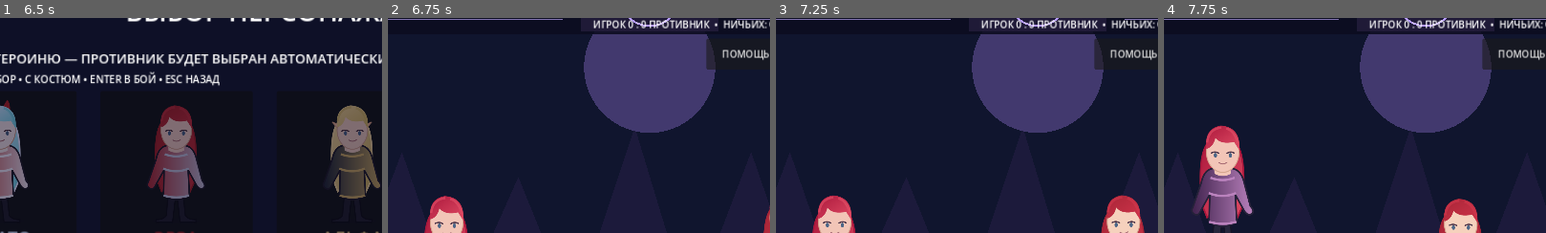
Above: before the commit, frames 1-4 (left to right).
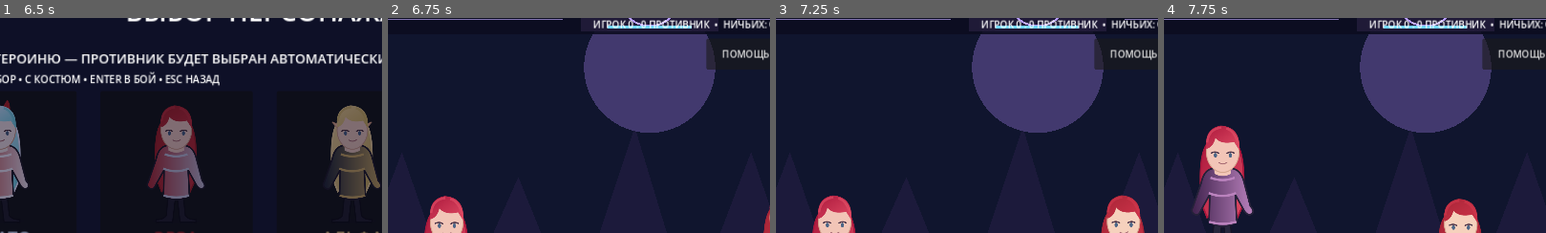
Above: after the commit, the same moments.

Repository: PerchikHot/Eclipse-Arena-
Game: Godot game, scene res://scenes/Main.tscn
Same seed, same stepped clock (60 frames per second), same inputs: the game is played once before the commit and once after it.
Inputs (mouse positions are % of the whole screen's width and height, from its top left):
- Up to frame 1 (6.5 s): click "⚔ БЫСТРЫЙ БОЙ" at 0.5 s; click "ЯМАТО" at 1.25 s; click "ЭРЗА" at 2 s; click "АЛЬФА" at 2.75 s; click "РИАС" at 3.5 s; click "КОСТЮМ: КАНОН" at 4.25 s; click "КОСТЮМ: БОЕВОЙ" at 5 s; click "КОСТЮМ: ПЛЯЖНЫЙ" at 5.75 s
- Up to frame 2 (6.75 s): click "В БОЙ" at 6.5 s
- Up to frame 3 (7.25 s): no input
- Up to frame 4 (7.75 s): tap Enter at 7.25 s; move the mouse to (72, 45) at 7.27 s; hold Right from 7.28 s (still down); tap M at 7.35 s; click (72, 45) at 7.42 s; tap Space at 7.52 s
The pictures show only the part of the screen within x 16-66%, y 14-64%; the shares and areas given below are measured in that part.

Frame 1 is identical in both runs. In frame 2, 0.3% of the frame differs, in the area x 57-80%, y 3-5%; in frame 3, 0.3%; in frame 4, 0.3%.

Commit message:
ux(eclipse): show remaining round time as a progress bar

Diff:
--- a/scripts/main.gd
+++ b/scripts/main.gd
@@ -921,6 +921,12 @@
     draw_line(Vector2(785, 100), Vector2(1245, 100), Color("#8173b0"), 2)
     draw_rect(Rect2(525, 5, 230, 115), Color("#211b39", 0.92))
     draw_arc(Vector2(640, 62), 49, 0.0, TAU, 48, Color("#b49aff"), 3)
+    # A visual countdown helps on small screens and respects 60/99/120s rounds.
+    # The bar freezes with the existing pause/focus/help logic.
+    draw_rect(Rect2(570, 110, 140, 6), Color("#39314f"))
+    var time_fraction: float = clampf(round_seconds / maxf(round_duration, 1.0), 0.0, 1.0)
+    var time_color := Color("#ff8b9e") if round_seconds <= 10.0 else Color("#71d7ff")
+    draw_rect(Rect2(570, 110, 140.0 * time_fraction, 6), time_color)
 
 func draw_sprite_fighter(origin: Vector2, fighter_id: int, face_right: bool, motion: float, attack_fx: float, hit_fx: float, health: int) -> void:
     if fighter_id >= fighter_textures.size() or fighter_textures[fighter_id] == null:
